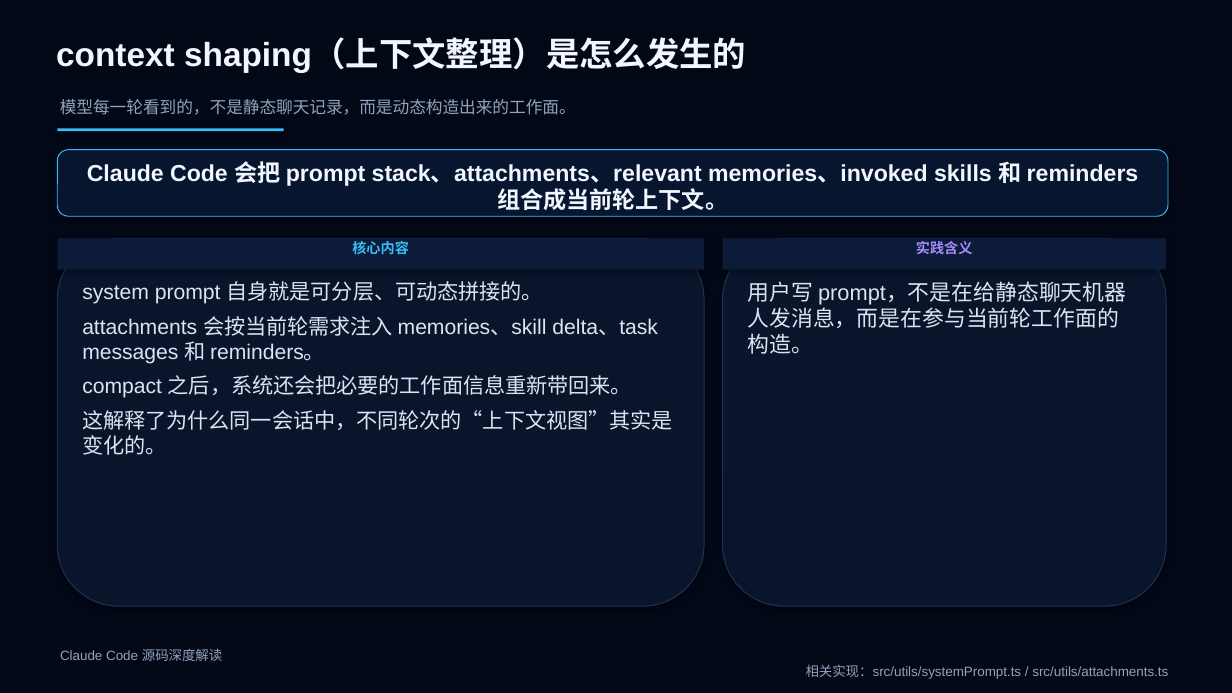
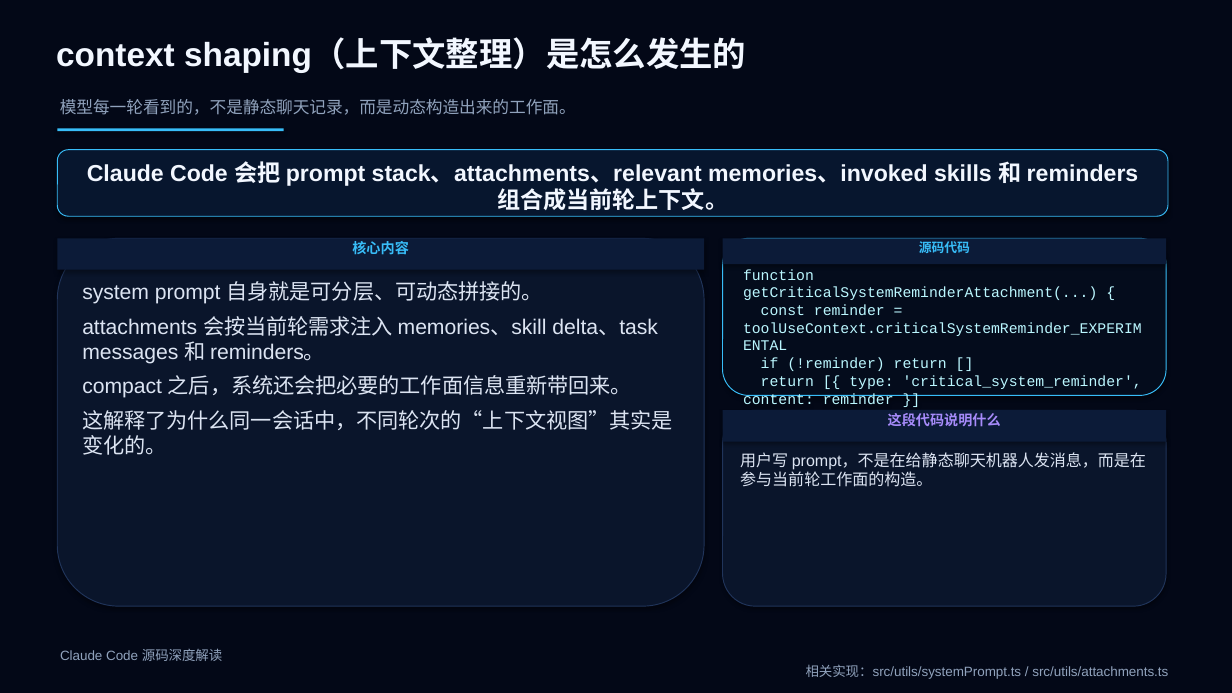
Before and after one commit to boboliu-1010/ccode, a slide deck: slide 14 of docs/zh/10-Claude Code 源码深度解读.pptx. Drawn at 1232x693 pixels with LibreOffice and Linux fonts; fonts in the diff are those of the drawing. Boxes give left, top, right and bottom in pixels: in the first picture for what was removed or moved away, otherwise in the second. Text is boxed around its words. In the diff, an @@ line names an element or a change of style, - is before the commit and + after.

```diff
--- a/docs/zh/10-Claude Code 源码深度解读.pptx
+++ b/docs/zh/10-Claude Code 源码深度解读.pptx
@@ rectangle "源码代码": place and size @@
-rectangle "源码代码" at bbox=[723, 238, 1166, 270]
+rectangle "源码代码" at bbox=[723, 238, 1166, 264]
@@ rounded rectangle added at bbox=[723, 238, 1166, 396], fill #040C1C, outline #38BDF8 0.75 pt, 11.5 pt, text #BBF7FF @@
+function getCriticalSystemReminderAttachment(...) {
+const reminder = toolUseContext.criticalSystemReminder_EXPERIMENTAL
+if (!reminder) return []
+return [{ type: 'critical_system_reminder', content: reminder }]
+}
@@ text in rectangle at bbox=[919, 241, 970, 253]: text changed; size 11 to 10 pt; font Arial to Courier New; text colour #A78BFA to #38BDF8 @@
-实践含义
+源码代码
@@ rounded rectangle: place and size @@
-rounded rectangle at bbox=[723, 238, 1166, 606]
+rounded rectangle at bbox=[723, 410, 1166, 606]
@@ rectangle added at bbox=[723, 410, 1166, 442], fill #0C1B38, 11 pt, text #A78BFA, bold @@
+这段代码说明什么
@@ text "用户写 prompt，不是在给静态聊天机器人发消息，而是在参与当前轮工作面的构造。": place and size @@
-text "用户写 prompt，不是在给静态聊天机器人发消息，而是在参与当前轮工作面的构造。" at bbox=[748, 281, 1126, 354]
+text "用户写 prompt，不是在给静态聊天机器人发消息，而是在参与当前轮工作面的构造。" at bbox=[740, 452, 1146, 487]
@@ text "用户写 prompt，不是在给静态聊天机器人发消息，而是在参与当前轮工作面的构造。" at bbox=[740, 452, 1146, 487]: size 17 to 12.5 pt @@
```
Also in this commit, not shown: 10 other slides changed, 1 other file.
